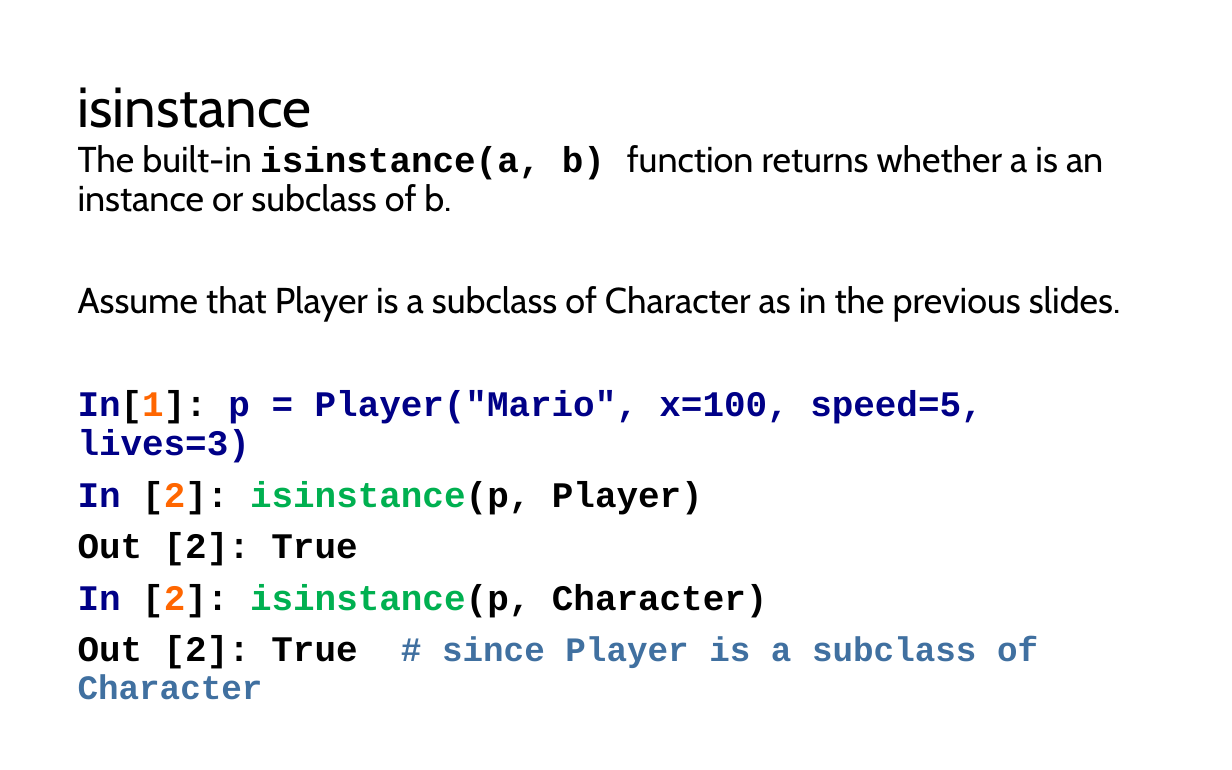
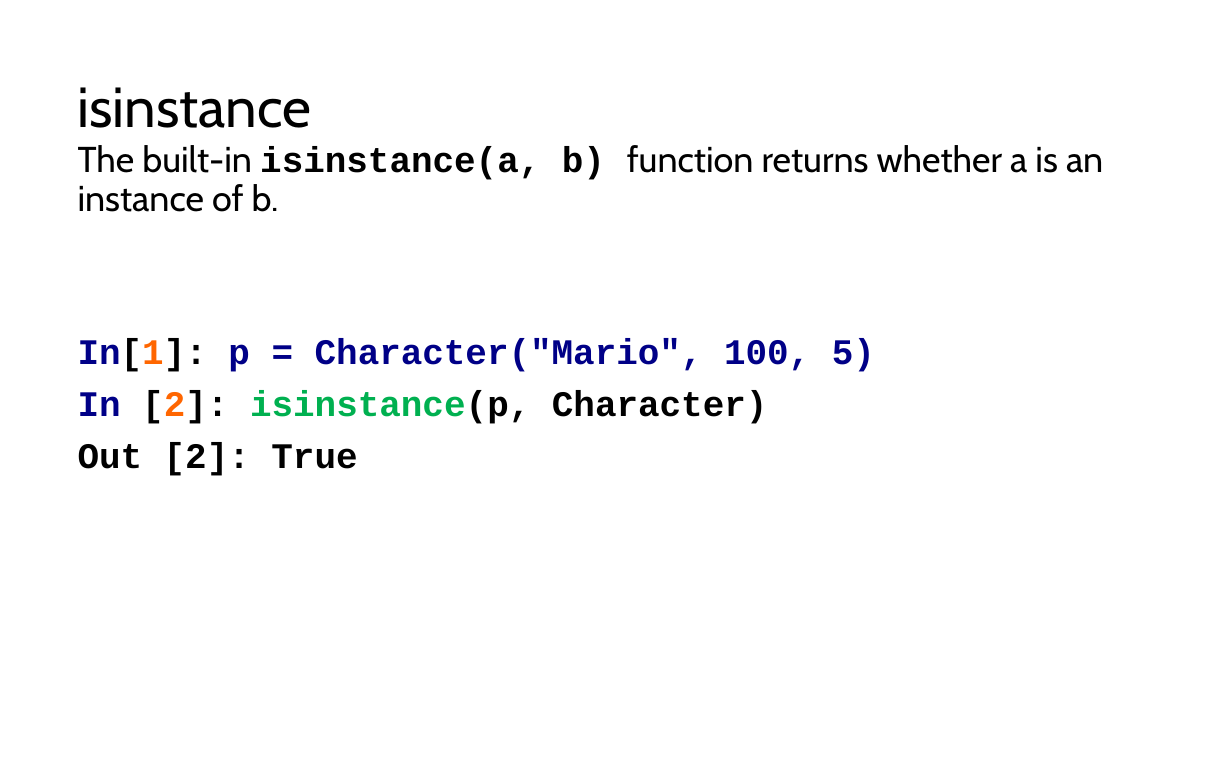
Before and after one commit to LongBaoNguyen/longbaonguyen.github.io, a slide deck: slide 24 of courses/apcsp/lect9.pptx (slide 20 before the commit). Drawn at 1232x770 pixels with LibreOffice and Linux fonts; fonts in the diff are those of the drawing. Boxes give left, top, right and bottom in pixels: in the first picture for what was removed or moved away, otherwise in the second. Text is boxed around its words. In the diff, an @@ line names an element or a change of style, - is before the commit and + after.

```diff
--- a/courses/apcsp/lect9.pptx
+++ b/courses/apcsp/lect9.pptx
@@ text at (78, 145, 1103, 424): text changed; font Cabin to Courier New; bold on @@
-The built-in isinstance(a, b) function returns whether a is an instance or subclass of b.
-Assume that Player is a subclass of Character as in the previous slides.
-In[1]: p = Player("Mario", x=100, speed=5, lives=3)
-In [2]: isinstance(p, Player)
+The built-in isinstance(a, b) function returns whether a is an instance of b.
+In[1]: p = Character("Mario", 100, 5)
+In [2]: isinstance(p, Character)
@@ text at (78, 584, 1038, 700): paragraphs removed @@
-In [2]: isinstance(p, Character)
-Out [2]: True # since Player is a subclass of Character
```
Also in this commit, not shown: 11 other slides changed, 12 slides added, 7 slides removed, 10 other files.
